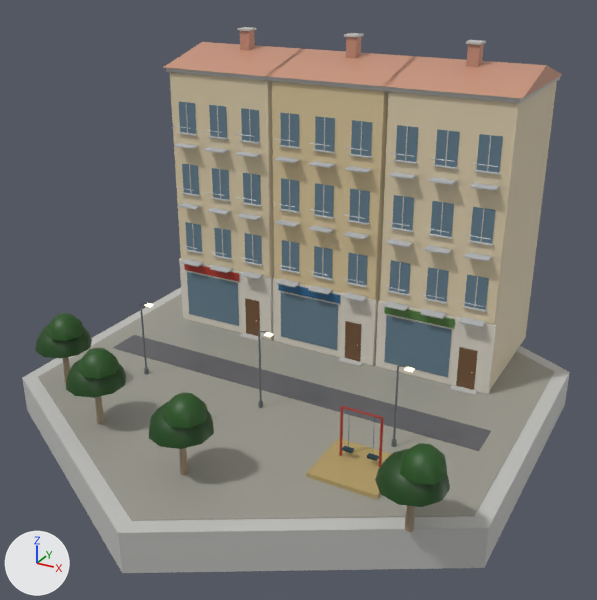
The glTF model native/godot/assets/art/blender/housing_med.glb, before and after one commit.
One viewpoint serves both versions: a 50 mm lens placed at (15.8, -28.7, 18.1), pointed at (0.5, -0.8, 4.2). Arrows for +X, +Y and +Z are at lower left; the lights stay in place. The older version comes first. Vertices at exactly the same position are counted once.

Before the edit, the objects in view are built like this:
```python
me_asphalt = bpy.data.meshes.new('asphalt')
me_asphalt.from_pydata(...)  # 8 vertices, 12 faces; spans x -9.0..9.0, y -2.0..-0.4, z 0.1..0.2
me_asphalt.materials.append(mat_asphalt)
me_glass = bpy.data.meshes.new('glass')
me_glass.from_pydata(...)  # 240 vertices, 360 faces; spans x -7.6..7.5, y 2.3..2.4, z 0.5..11.2
me_glass.materials.append(mat_glass)
me_leaf = bpy.data.meshes.new('leaf')
me_leaf.from_pydata(...)  # 264 vertices, 440 faces; spans x -9.5..9.6, y -9.8..-4.4, z 2.0..3.7
me_leaf.materials.append(mat_leaf)
me_pavers = bpy.data.meshes.new('pavers')
me_pavers.from_pydata(...)  # 12 vertices, 20 faces; spans x -10.0..10.0, y -11.6..11.6, z 0.1
me_pavers.materials.append(mat_pavers)
me_wall_concrete = bpy.data.meshes.new('wall_concrete')
me_wall_concrete.from_pydata(...)  # 1084 vertices, 1928 faces; spans x -10.7..10.7, y -12.3..12.3, z -1.6..14.3
me_wall_concrete.materials.append(mat_wall_concrete)
ob_asphalt = bpy.data.objects.new('asphalt', me_asphalt)
ob_asphalt.location = (0.0, 0.0, 0.0)
ob_glass = bpy.data.objects.new('glass', me_glass)
ob_glass.location = (0.0, 0.0, 0.0)
ob_leaf = bpy.data.objects.new('leaf', me_leaf)
ob_leaf.location = (0.0, 0.0, 0.0)
ob_pavers = bpy.data.objects.new('pavers', me_pavers)
ob_pavers.location = (0.0, 0.0, 0.0)
ob_wall_concrete = bpy.data.objects.new('wall_concrete', me_wall_concrete)
ob_wall_concrete.location = (0.0, 0.0, 0.0)
# also in view: 'stone' at (0.0, 2.4, 1.8); 'paint' at (-0.7, -1.3, 1.7); 'brick' at (0.0, 5.0, 13.6); 'sandbag' at (5.4, -5.3, 0.2); 'wood' at (0.0, -3.2, 1.3)
```
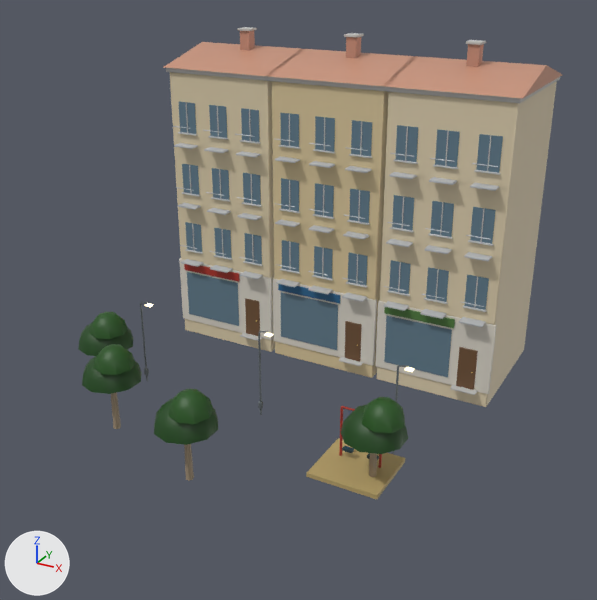
Where the change shows, as pixel boxes [x1, y1, x2, y2] in the pictures (597 x 600 px; the box of a moved part takes in the faces that stretch with it):
'pavers', deleted
    before: [38, 294, 554, 521]
'wall_concrete', reshaped (28% narrower, 33% shorter)
    before: [22, 27, 570, 573]
    after: [166, 27, 560, 395]
'leaf', reshaped (20% narrower, 27% shorter)
    before: [35, 313, 450, 507]
    after: [78, 312, 408, 454]
'asphalt', deleted
    before: [113, 335, 491, 451]
part 1 of me_leaf, moved or reshaped
    before: [35, 326, 92, 358]
    after: [78, 324, 134, 356]
part 2 of me_leaf, moved or reshaped
    before: [46, 313, 85, 341]
    after: [90, 312, 128, 339]
part 3 of me_leaf, moved or reshaped
    before: [66, 359, 126, 398]
    after: [82, 356, 142, 394]
part 4 of me_leaf, moved or reshaped
    before: [78, 348, 120, 379]
    after: [94, 344, 135, 375]
part 5 of me_leaf, moved or reshaped
    before: [375, 449, 450, 507]
    after: [341, 405, 408, 454]
part 6 of me_leaf, moved or reshaped
    before: [400, 443, 448, 485]
    after: [362, 397, 405, 433]
part 7 of me_leaf, moved or reshaped
    before: [149, 402, 214, 449]
    after: [154, 398, 219, 445]
part 8 of me_leaf, moved or reshaped
    before: [163, 392, 208, 428]
    after: [168, 389, 213, 424]
part 9 of me_wall_concrete, deleted
    before: [22, 287, 570, 573]

The change, as a diff of the scene's bpy script:
```diff
--- a/native/godot/assets/art/blender/housing_med.glb.py
+++ b/native/godot/assets/art/blender/housing_med.glb.py
@@ me_leaf @@
 # used by ob_leaf; location = (0.0, 0.0, 0.0)
-me_leaf.from_pydata(...)  # 264 vertices, 440 faces; spans x -9.5..9.6, y -9.8..-4.4, z 2.0..3.7
+me_leaf.from_pydata(...)  # 264 vertices, 440 faces; spans x -8.0..7.4, y -9.5..-3.4, z 2.0..3.7
+# me_leaf part 1: the loose piece of 41 vertices spanning x -9.5..-7.3, y -6.8..-4.4, z 2.0..3.1 is moved by (1.5, 1.0, 0.0)
+# me_leaf part 2: the loose piece of 25 vertices spanning x -8.8..-7.2, y -6.6..-5.0, z 2.8..3.7 is moved by (1.5, 1.0, 0.0)
+# me_leaf part 3: the loose piece of 41 vertices spanning x -6.1..-3.9, y -8.6..-6.2, z 2.0..3.1 is moved by (0.4, 0.5, 0.0)
+# me_leaf part 4: the loose piece of 25 vertices spanning x -5.4..-3.8, y -8.4..-6.8, z 2.8..3.7 is moved by (0.4, 0.5, 0.0)
+# me_leaf part 5: the loose piece of 41 vertices spanning x 7.3..9.5, y -8.8..-6.4, z 2.0..3.1 is moved by (-2.2, 2.0, 0.0)
+# me_leaf part 6: the loose piece of 25 vertices spanning x 8.0..9.6, y -8.6..-7.0, z 2.8..3.7 is moved by (-2.2, 2.0, 0.0)
+# me_leaf part 7: the loose piece of 41 vertices spanning x -1.1..1.1, y -9.8..-7.4, z 2.0..3.1 is moved by (0.0, 0.3, 0.0)
+# me_leaf part 8: the loose piece of 25 vertices spanning x -0.4..1.2, y -9.6..-8.0, z 2.8..3.7 is moved by (0.0, 0.3, 0.0)
 me_leaf.materials.append(mat_leaf)
@@ me_wall_concrete @@
 # used by ob_wall_concrete; location = (0.0, 0.0, 0.0)
-me_wall_concrete.from_pydata(...)  # 1084 vertices, 1928 faces; spans x -10.7..10.7, y -12.3..12.3, z -1.6..14.3
+me_wall_concrete.from_pydata(...)  # 1072 vertices, 1908 faces; spans x -8.1..8.1, y 2.0..8.7, z 0.1..14.3
+# me_wall_concrete part 9: the loose piece of 12 vertices spanning x -10.7..10.7, y -12.3..12.3, z -1.6..0.1 is deleted
 me_wall_concrete.materials.append(mat_wall_concrete)
@@ ob_asphalt @@
-ob_asphalt = bpy.data.objects.new('asphalt', me_asphalt)
-ob_asphalt.location = (0.0, 0.0, 0.0)
@@ ob_pavers @@
-ob_pavers = bpy.data.objects.new('pavers', me_pavers)
-ob_pavers.location = (0.0, 0.0, 0.0)
```
